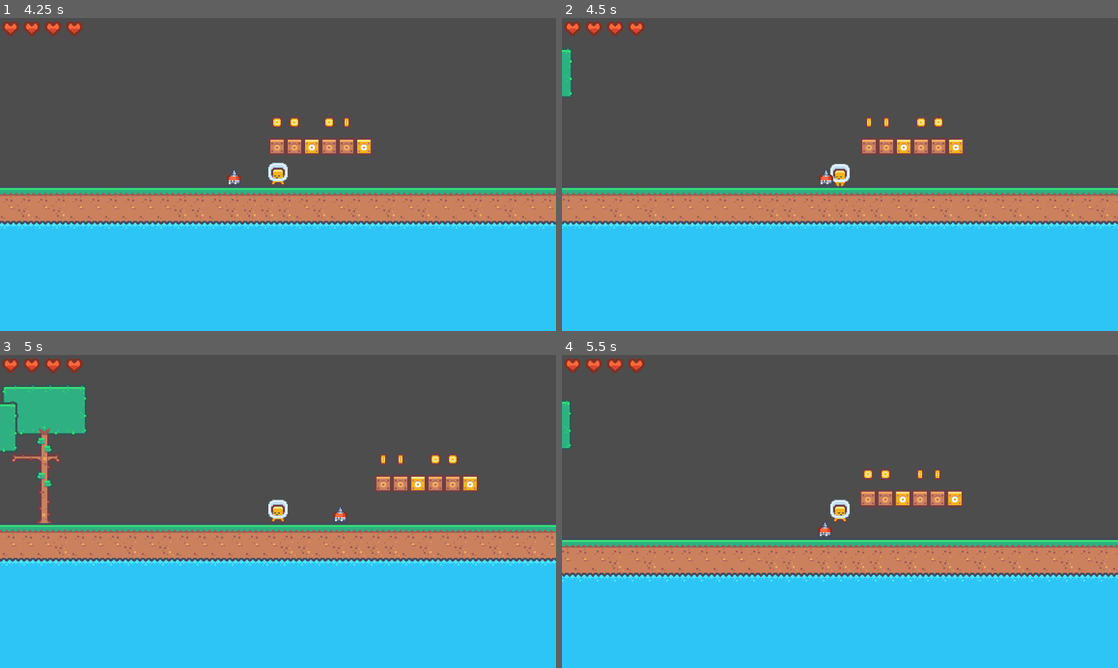
Above: before the commit, frames 1-4 (two rows, left to right).
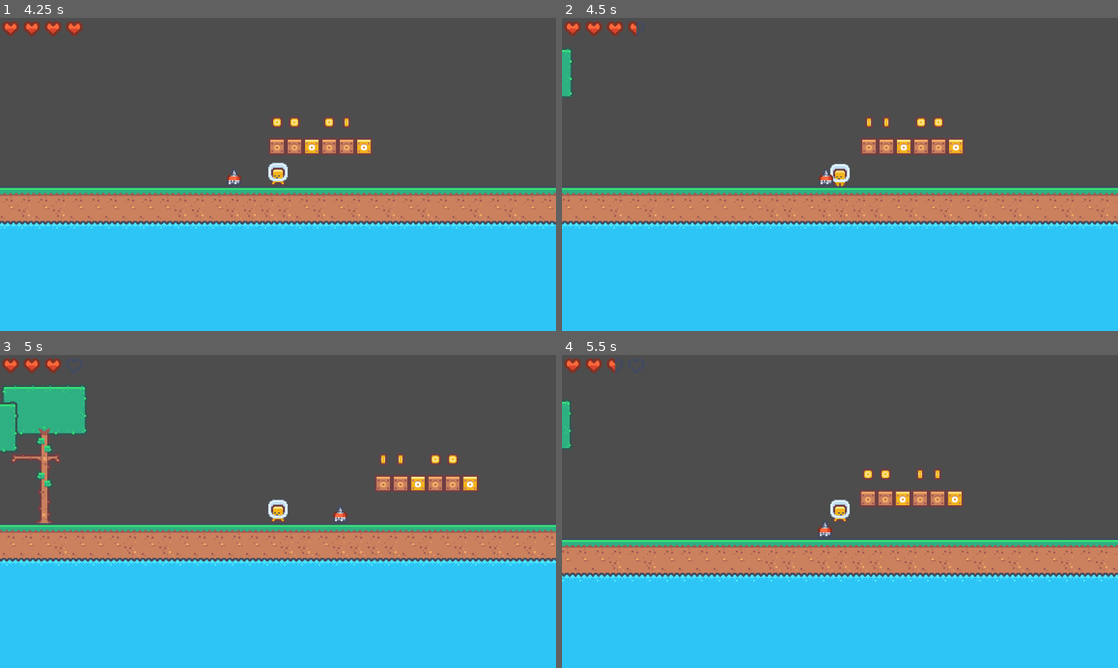
Above: after the commit, the same moments.

Repository: philipheindel/GodotPlatformer
Game: Godot game, scene res://main.tscn
The game is run twice, just before and just after one commit, with the same random seed, the same clock (stepped at 60 frames per second) and the same inputs.
Inputs:
- Up to frame 1 (4.25 s): click "Start" at 0.5 s; tap Enter (ui_accept) at 1.25, 1.52, 2.27, 3.77 s; hold Right (ui_right) 1.28-2.78 s; hold Left (ui_left) from 2.78 s (still down)
- Up to frame 2 (4.5 s): keep holding Left (ui_left)
- Up to frame 3 (5 s): keep holding Left (ui_left); tap Enter (ui_accept) at 4.52 s
- Up to frame 4 (5.5 s): release Left (ui_left) at 5.03 s; hold Right (ui_right) from 5.03 s (still down); tap Enter (ui_accept) at 5.27 s

Frame 1 is identical in both runs. In frame 2, less than 0.1% of the frame differs, in the area x 13-15%, y 1-6%; in frame 3, 0.1%; in frame 4, 0.2%, in the area x 9-15%, y 1-6%.
Error before the commit: Invalid call. Nonexistent function 'hit' in base 'Node2D (health.gd)'. (res://entities/player/player.gd:79)

Commit message:
Got the heart level updating correctly by brute forcing it. Will re-implement in a more concise way

Diff:
--- a/entities/player/health.gd
+++ b/entities/player/health.gd
@@ -5,8 +5,23 @@
 
 
 func update(health: int):
-	for h in health:
-
-		pass
-	if health < 1:
-		$Heart_1.animation = 0
+	$Heart_1.animation = "0"
+	$Heart_2.animation = "0"
+	$Heart_3.animation = "0"
+	$Heart_4.animation = "0"
+	if health > 0:
+		$Heart_1.animation = "1"
+	if health > 1:
+		$Heart_1.animation = "2"
+	if health > 2:
+		$Heart_2.animation = "1"
+	if health > 3:
+		$Heart_2.animation = "2"
+	if health > 4:
+		$Heart_3.animation = "1"
+	if health > 5:
+		$Heart_3.animation = "2"
+	if health > 6:
+		$Heart_4.animation = "1"
+	if health > 7:
+		$Heart_4.animation = "2"
--- a/entities/player/player.gd
+++ b/entities/player/player.gd
@@ -8,7 +8,7 @@
 @export_category("Character")
 @export_enum("Blue", "Green", "Orange", "Pink", "Yellow") var player_type: String = "Green"
 @export var coin_count: int = 0
-@export var health: int = 6
+@export var health: int = 8
 
 
 @export_subgroup("Physics")
@@ -76,7 +76,8 @@
 
 
 func hurt():
-	$Health.hit()
+	health -= 1
+	$Health.update(health)
 	print("Hurt player")
 
 
